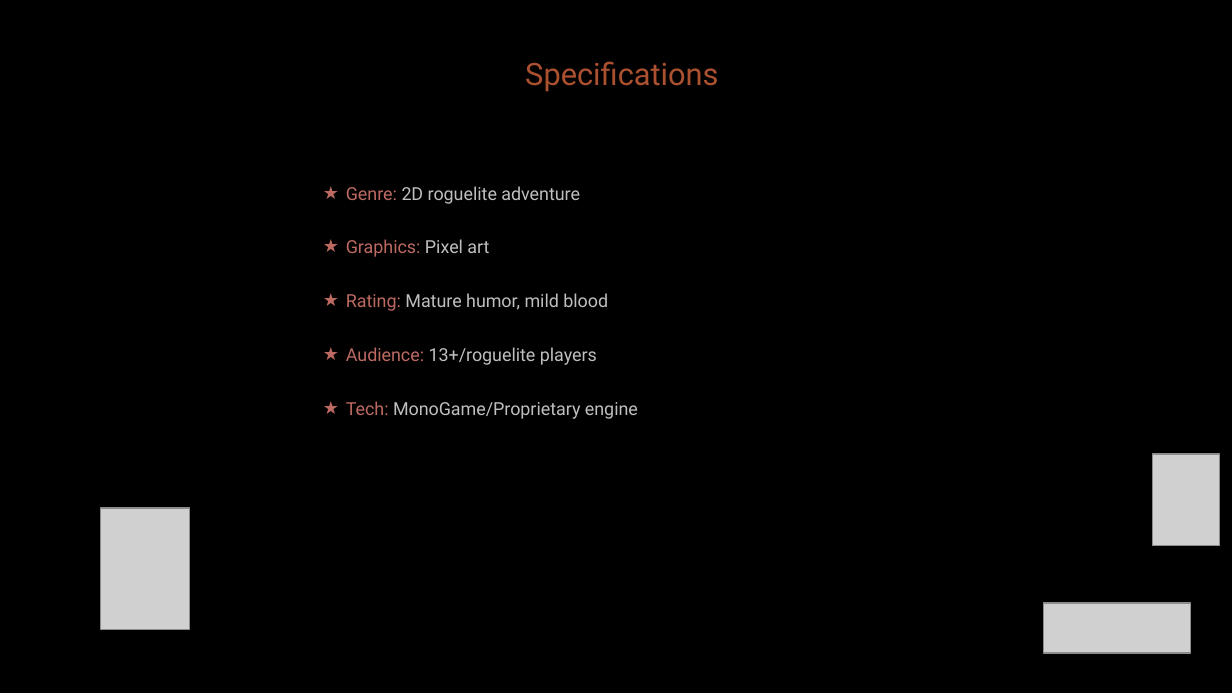
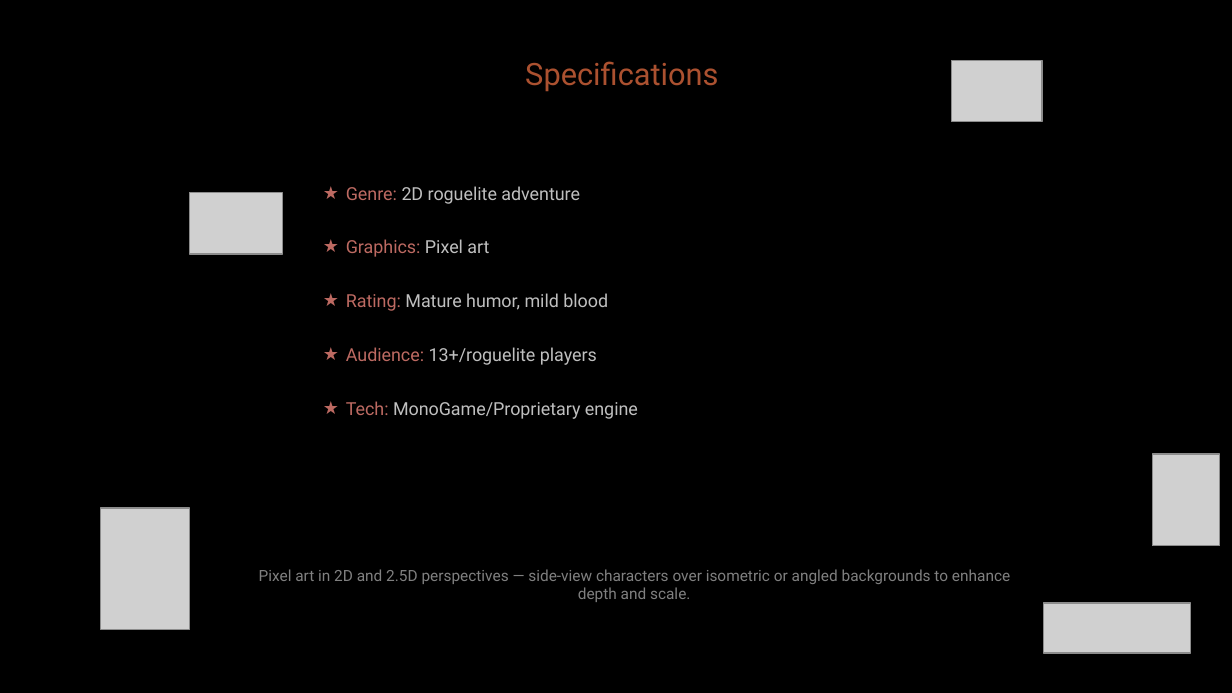
Before and after one commit to diegohcanepa/Remizione, a slide deck: slide 4 of Pitch Deck.pptx. Drawn at 1232x693 pixels with LibreOffice and Linux fonts; fonts in the diff are those of the drawing; grey boxes stand for pictures; background and template pictures are left out. Boxes give left, top, right and bottom in pixels: in the first picture for what was removed or moved away, otherwise in the second. Text is boxed around its words. In the diff, an @@ line names an element or a change of style, - is before the commit and + after.

```diff
--- a/Pitch Deck.pptx
+++ b/Pitch Deck.pptx
@@ picture added at box(951, 60, 1042, 122) @@
@@ picture added at box(190, 192, 282, 254) @@
@@ text added at box(259, 569, 1010, 602), 9 pt, text #808080 @@
+Pixel art in 2D and 2.5D perspectives — side-view characters over isometric or angled backgrounds to enhance depth and scale.
```
Also in this commit, not shown: 8 other slides changed, 1 slide added, 1 slide removed, 58 other files.
